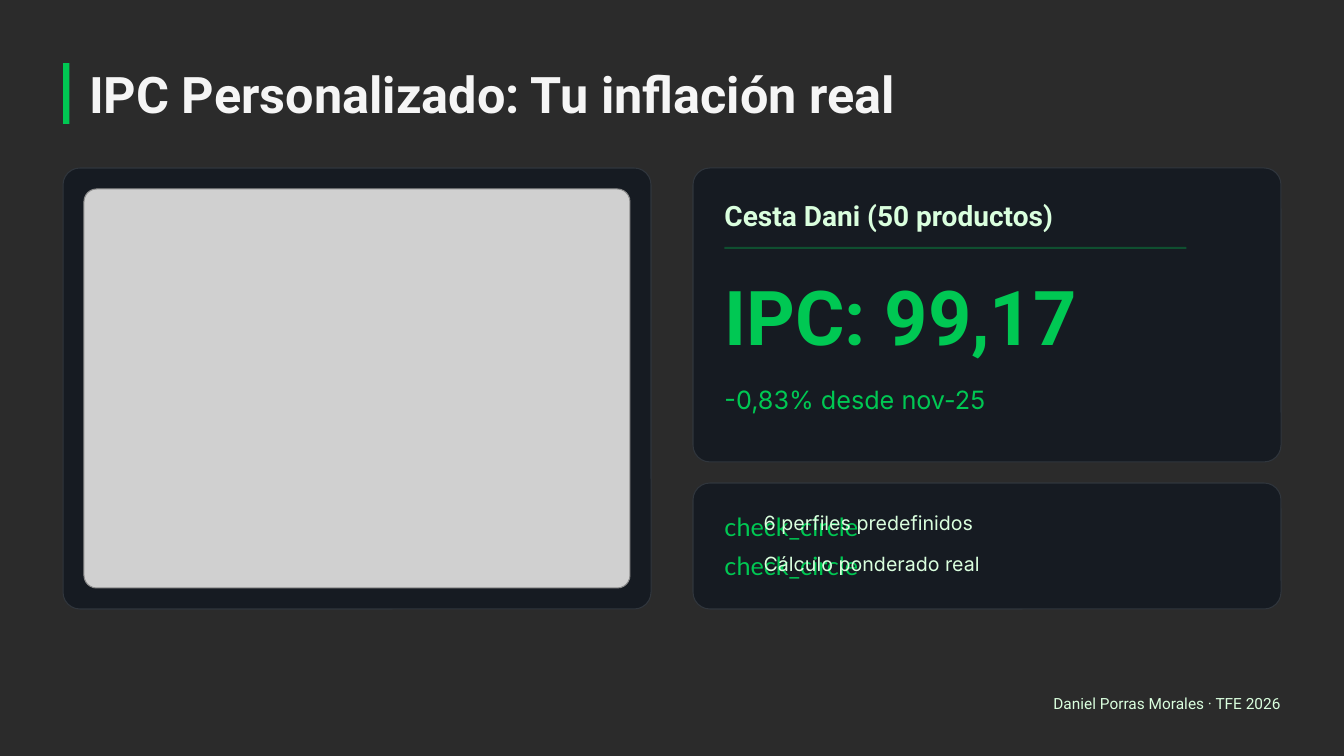
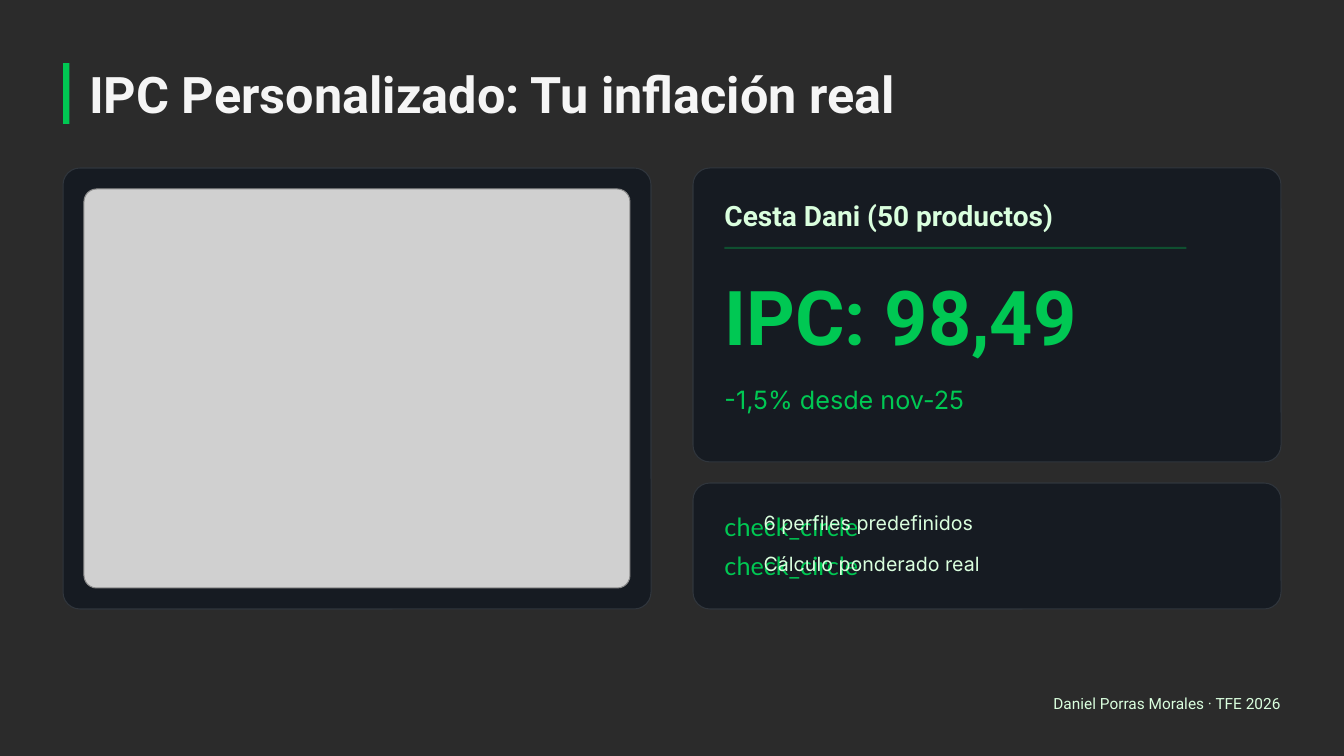
Before and after one commit to DanielPMdev/mercaintelligence, a slide deck: slide 8 of docs/academico/IES Abastos. 2025-26. Presentacion IA & Big Data. 8IA. Daniel.pptx. Drawn at 1344x756 pixels with LibreOffice and Linux fonts; fonts in the diff are those of the drawing; grey boxes stand for pictures; background and template pictures are left out; a plain dark background stands for a picture behind light text. Boxes give left, top, right and bottom in pixels: in the first picture for what was removed or moved away, otherwise in the second. Text is boxed around its words. In the diff, an @@ line names an element or a change of style, - is before the commit and + after.

```diff
--- a/docs/academico/IES Abastos. 2025-26. Presentacion IA & Big Data. 8IA. Daniel.pptx
+++ b/docs/academico/IES Abastos. 2025-26. Presentacion IA & Big Data. 8IA. Daniel.pptx
@@ text at bbox=[724, 290, 1077, 359]: text changed @@
-IPC: 99,17
+IPC: 98,49
@@ text at bbox=[724, 390, 964, 414]: text changed @@
--0,83% desde nov-25
+-1,5% desde nov-25
```
Also in this commit, not shown: 3 other slides changed, 4 other files.
